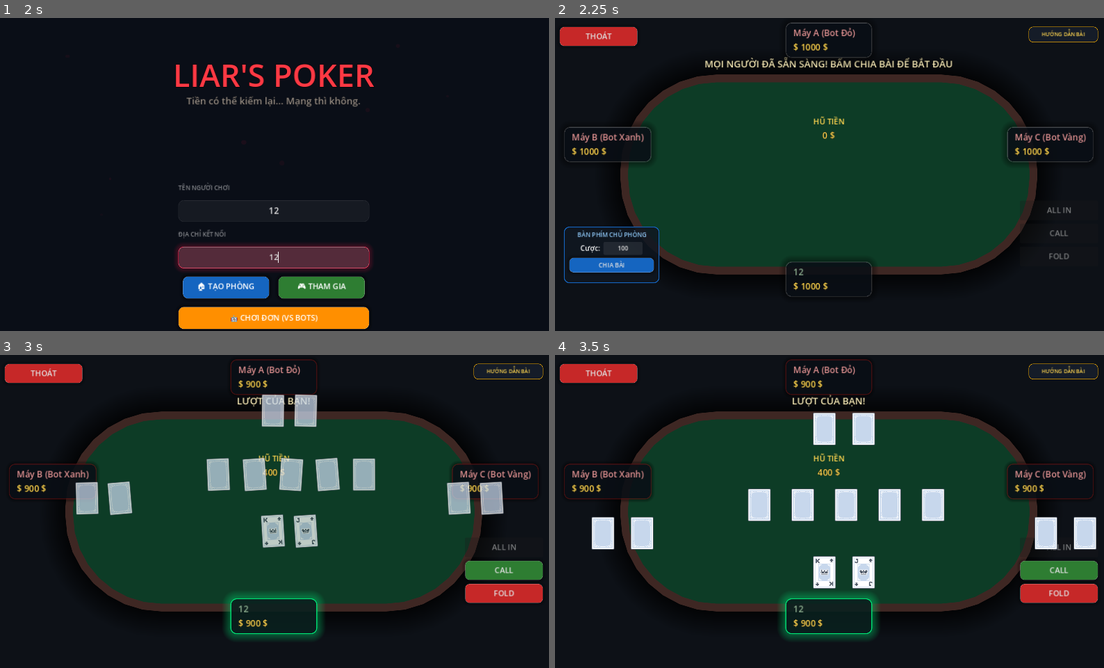
Above: before the commit, frames 1-4 (two rows, left to right).
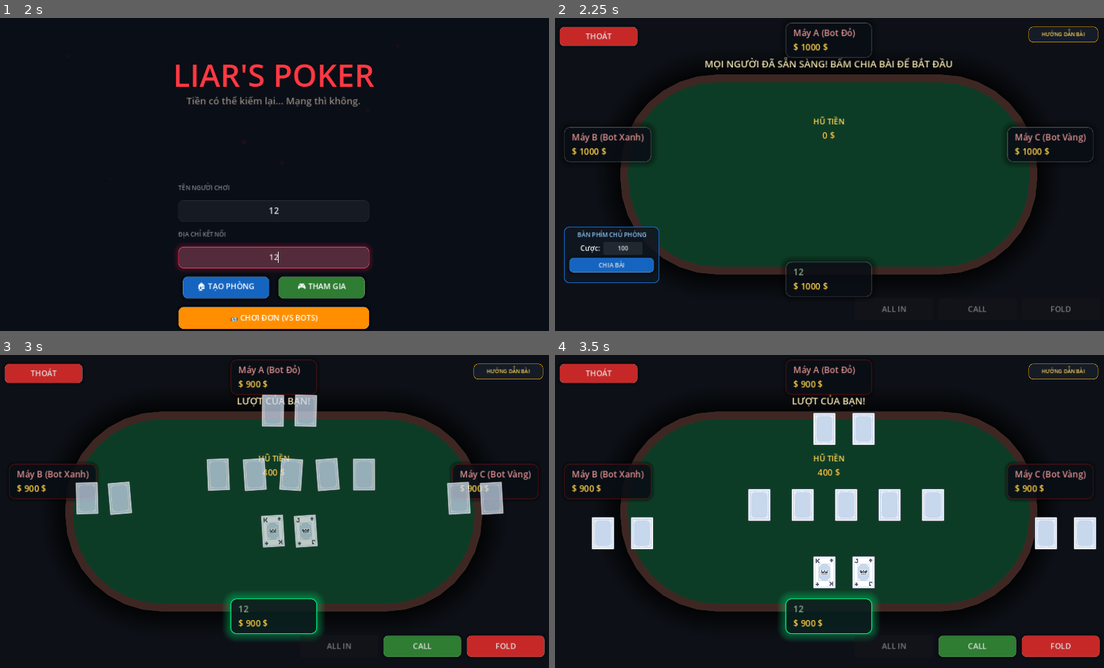
Above: after the commit, the same moments.

Repository: tquoc00/PokerGame
Game: Godot game, scene res://scenes/main/Menu.tscn
The game is run twice, just before and just after one commit, with the same random seed, the same clock (stepped at 60 frames per second) and the same inputs.
Inputs (mouse positions are in pixels of both pictures, inside the frame that each line leads up to):
- Up to frame 1 (2 s): move the mouse to (395, 158) at 0.52 s; click (274, 212) at 1.27 s; type "12" at 1.35 s; click (274, 259) at 1.5 s; type "12" at 1.58 s
- Up to frame 2 (2.25 s): click "🤖 CHƠI ĐƠN (VS BOTS)" at 2 s
- Up to frame 3 (3 s): click "CHIA BÀI" at 2.75 s
- Up to frame 4 (3.5 s): no input

Frame 1 is identical in both runs. In frame 2, 0.2% of the frame differs, in the area x 59-94%, y 60-94%; in frame 3, 3.8%, in the area x 59-100%, y 60-97%; in frame 4, 3.7%.

Commit message:
Sleek UX: Move action buttons to a horizontal bar at the bottom-right corner of the screen

Diff:
--- a/scripts/core/PokerGameManager.gd
+++ b/scripts/core/PokerGameManager.gd
@@ -225,11 +225,11 @@
 		if i < pos_array.size():
 			_create_player_ui(peers[i], NetworkManager.players[peers[i]].name, pos_array[i], Color("#b71c1c"))
 
-	# BUTTONS
-	var btn_container = VBoxContainer.new()
-	btn_container.position = Vector2(1080, 420)
-	btn_container.size = Vector2(180, 200)
-	btn_container.add_theme_constant_override("separation", 8)
+	# BUTTONS Hộp chứa nút ngang cực kỳ cao cấp ở dưới góc màn hình phải
+	var btn_container = HBoxContainer.new()
+	btn_container.position = Vector2(700, 645)
+	btn_container.size = Vector2(560, 50)
+	btn_container.add_theme_constant_override("separation", 12)
 	add_child(btn_container)
 
 	btn_all_in = _create_btn("ALL IN", Color("#e65100")); btn_all_in.pressed.connect(func(): send_action_to_server("ALL_IN"))
